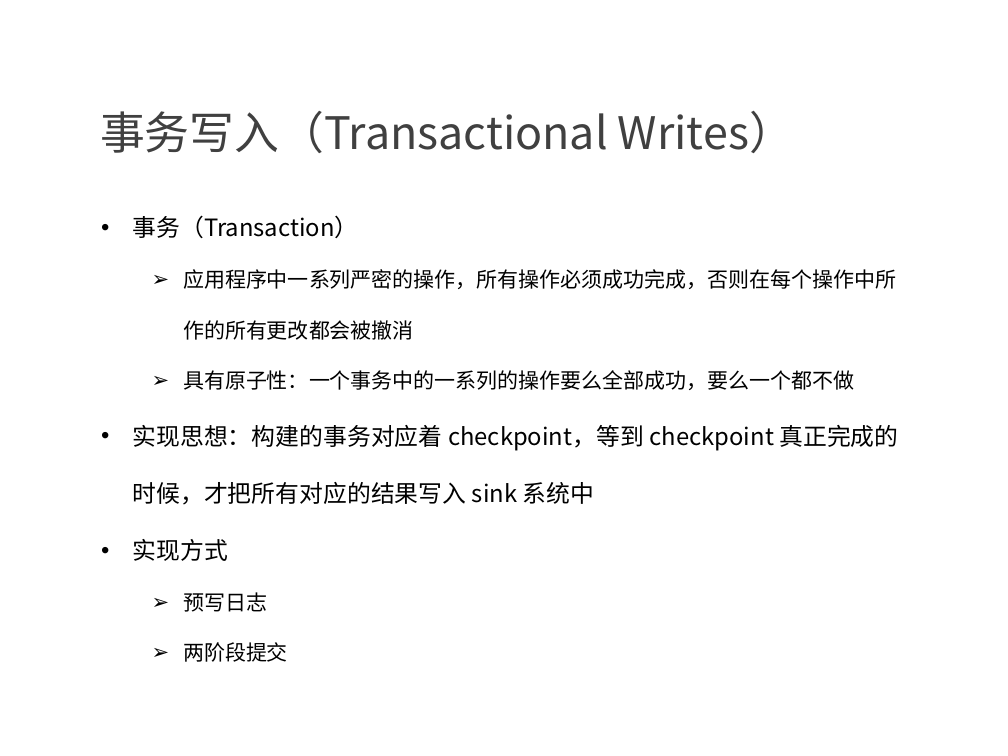
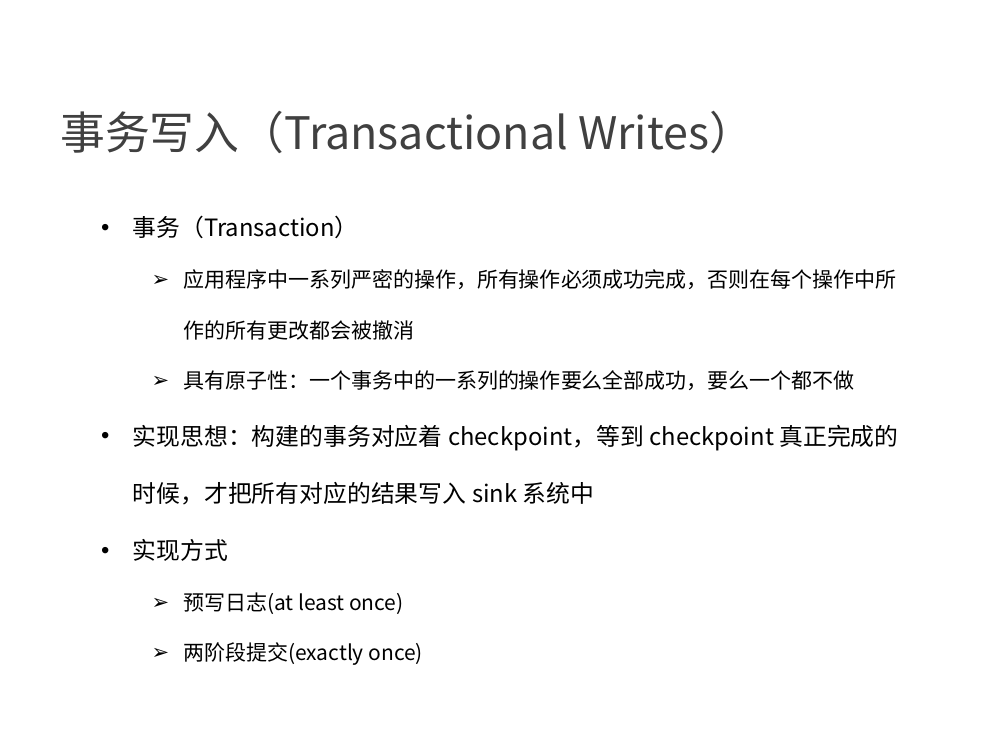
Before and after one commit to confucianzuoyuan/flink-tutorial, a slide deck: slide 10 of slides/7_Flink的状态一致性.pptx. Drawn at 1008x756 pixels with LibreOffice and Linux fonts; fonts in the diff are those of the drawing; background and template pictures are left out. Boxes give left, top, right and bottom in pixels: in the first picture for what was removed or moved away, otherwise in the second. Text is boxed around its words. In the diff, an @@ line names an element or a change of style, - is before the commit and + after.

```diff
--- a/slides/7_Flink的状态一致性.pptx
+++ b/slides/7_Flink的状态一致性.pptx
@@ text "事务写入（Transactional Writes）" at box(60, 111, 754, 153): indent changed @@
@@ text at box(183, 592, 423, 665): text changed @@
-  ➢ 预写日志
-  ➢ 两阶段提交
+  ➢ 预写日志(at least once)
+  ➢ 两阶段提交(exactly once)
```
Also in this commit, not shown: 19 other slides changed, 1 slide added, 12 other files.
